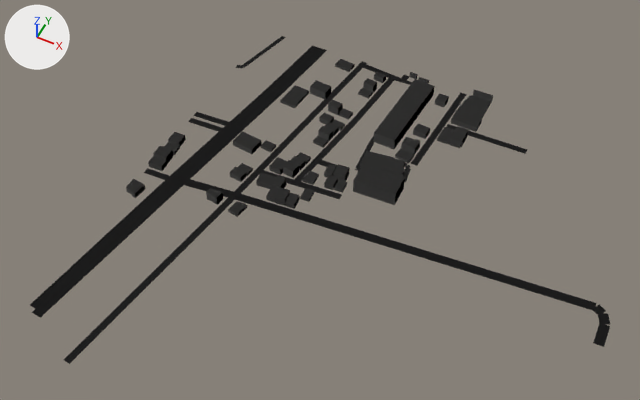
The glTF model public/world/generated/chunks/chunk_0_0.glb: old version first, new version second.
Rendered twice from a 50 mm camera at (399.0, -669.0, 595.0) aimed at (171.0, -214.0, 26.0). Every picture has the same lights, and +X, +Y and +Z are marked at upper left. The picture after the commit comes second. Vertices at exactly the same position are counted once.

The first picture shows 'buildings_0816_0808_0788', 'roads_0333_0333_0333', 'roads_04_04_04' and 1 more.
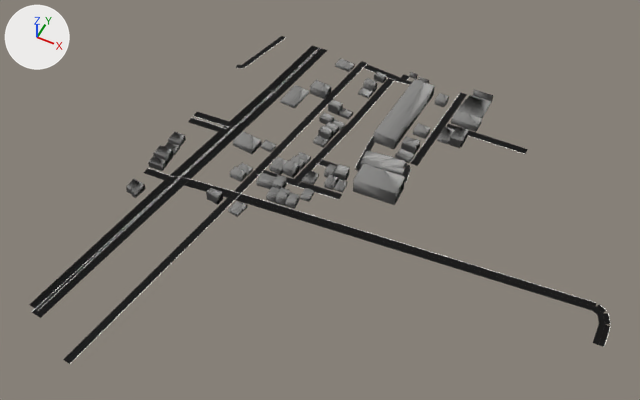
The change, as a diff of the scene's bpy script:
```diff
--- a/public/world/generated/chunks/chunk_0_0.glb.py
+++ b/public/world/generated/chunks/chunk_0_0.glb.py
@@ mat_roads_kerbs_markings @@
+mat_roads_kerbs_markings = principled_material('roads_kerbs_markings')
+mat_roads_kerbs_markings.base_color = (0.78, 0.76, 0.72)  # white #e5e2dd
+mat_roads_kerbs_markings.roughness = 0.9
@@ me_buildings_0816_0808_0788 @@
 # used by ob_buildings_0816_0808_0788; location = (0.0, 0.0, 0.0)
-me_buildings_0816_0808_0788.from_pydata(...)  # 539 vertices, 660 faces; spans x 0.0..256.0, y -265.0..0.0, z 0.0..15.0
+me_buildings_0816_0808_0788.from_pydata(...)  # 811 vertices, 1164 faces; spans x 0.0..256.0, y -265.0..0.0, z 0.0..15.0
+# me_buildings_0816_0808_0788 part 1
+# 272 vertices are added at x 0.0..256.0, y -265.0..0.0, z 3.0..15.0
+# 504 new faces join them
 me_buildings_0816_0808_0788.materials.append(mat_buildings_0816_0808_0788)
@@ me_roads_kerbs_markings @@
+me_roads_kerbs_markings.from_pydata(...)  # 1315 vertices, 668 faces; spans x 0.0..429.0, y -431.0..0.0, z 0.0
+me_roads_kerbs_markings.materials.append(mat_roads_kerbs_markings)  # white #e5e2dd
@@ ob_roads_kerbs_markings @@
+ob_roads_kerbs_markings = bpy.data.objects.new('roads_kerbs_markings', me_roads_kerbs_markings)
+ob_roads_kerbs_markings.location = (0.0, 0.0, 0.0)
```

Location of each change, [x1, y1, x2, y2] in pixels of the pictures (640 x 400 px):
'buildings_0816_0808_0788', reshaped
    before: [126, 59, 493, 217]
    after: [126, 58, 493, 217]
'roads_kerbs_markings', added
    after: [29, 37, 611, 364]
part 1 of me_buildings_0816_0808_0788, added
    after: [126, 58, 492, 213]
